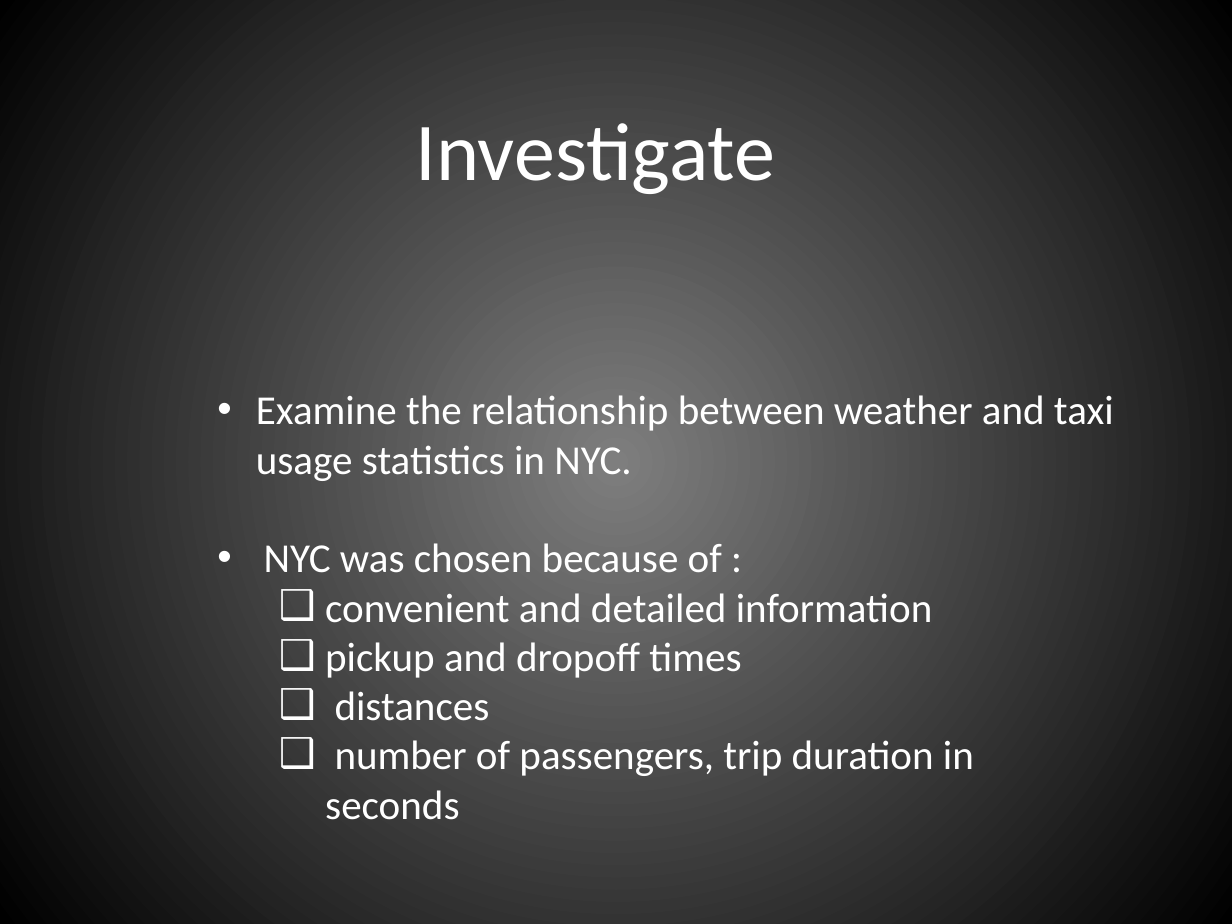
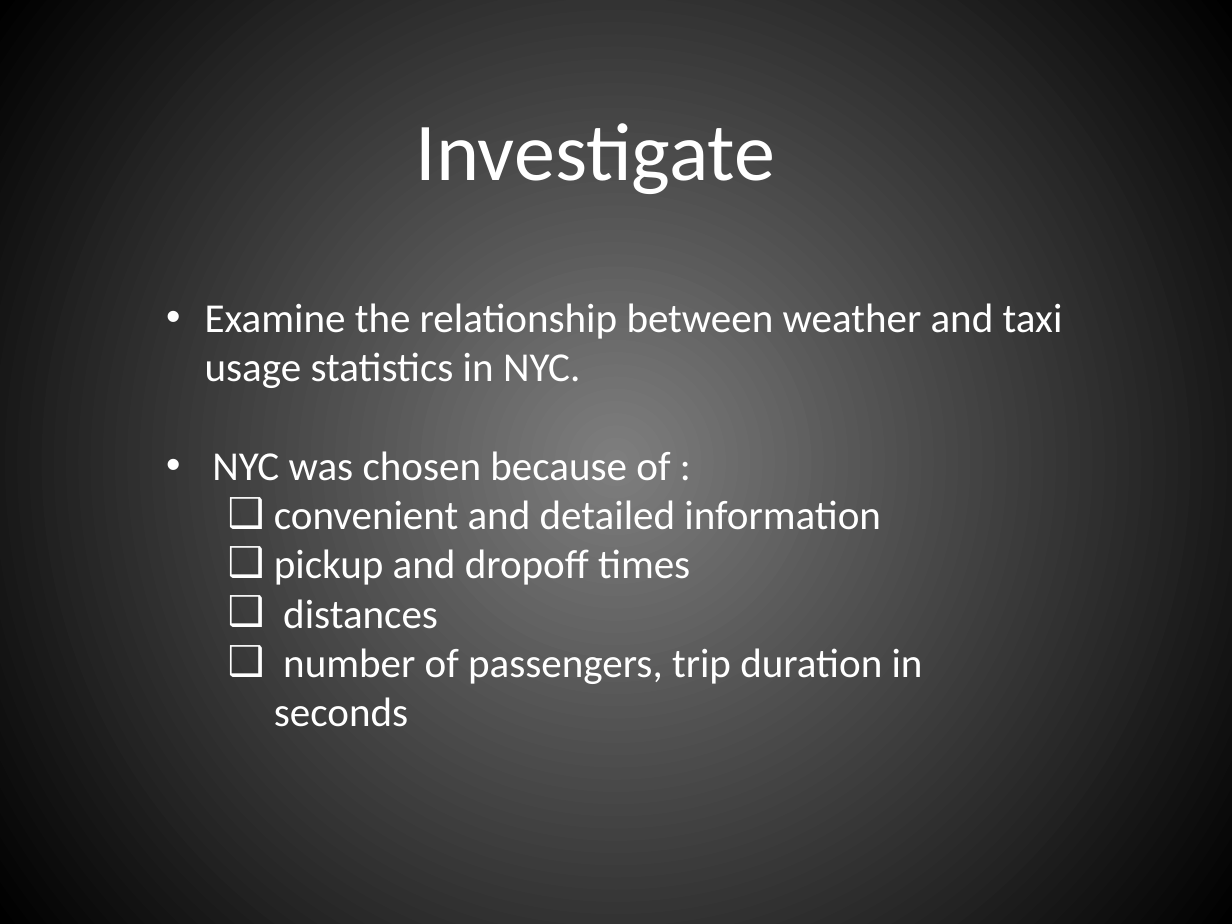
Before and after one commit to IanGross/NYC_Transportation_Weather_Study, a slide deck: slide 3 of powerpoint/presentation.pptx. Drawn at 1232x924 pixels with LibreOffice and Linux fonts; fonts in the diff are those of the drawing. Boxes give left, top, right and bottom in pixels: in the first picture for what was removed or moved away, otherwise in the second. Text is boxed around its words. In the diff, an @@ line names an element or a change of style, - is before the commit and + after.

```diff
--- a/powerpoint/presentation.pptx
+++ b/powerpoint/presentation.pptx
@@ text "Examine the relationship between weather ...": place and size @@
-text "Examine the relationship between weather ..." at bbox=[256, 395, 1114, 820]
+text "Examine the relationship between weather ..." at bbox=[205, 303, 1063, 727]
```
Also in this commit, not shown: 1 other slide changed.
